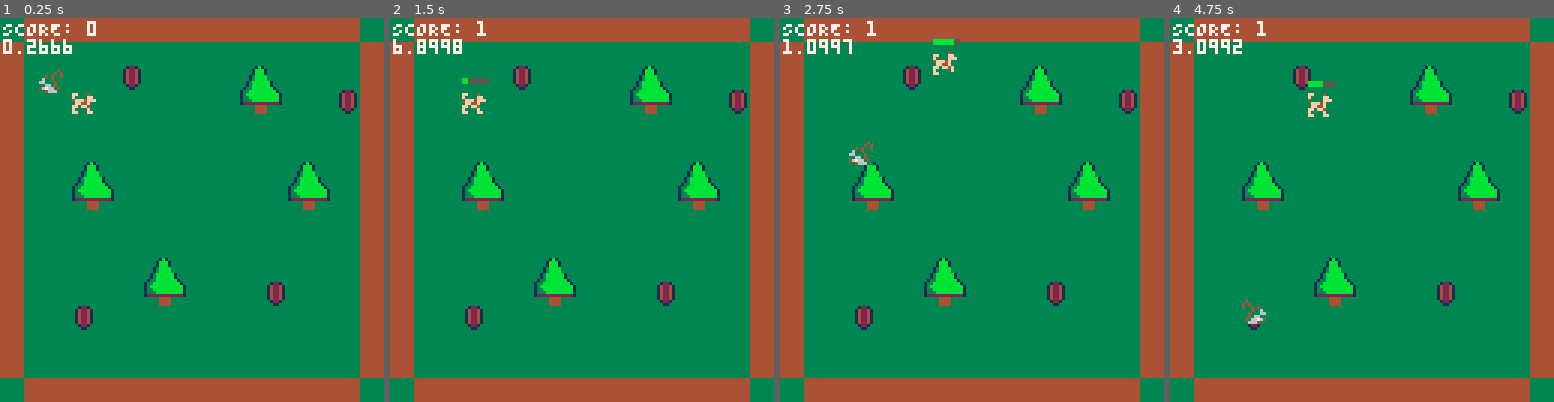
Above: before the commit, frames 1-4 (left to right).
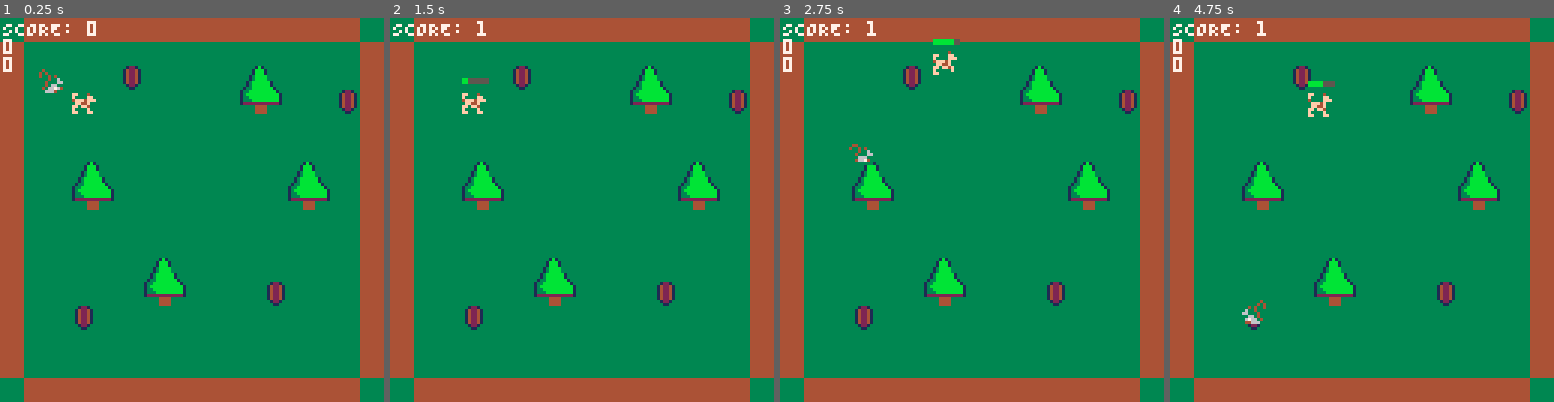
Above: after the commit, the same moments.

Repository: maxlvl/tobigame_pico8
Game: PICO-8 cartridge tobigame.p8
Two runs of this game, one before a commit and one after it. Both use one fixed random seed, a clock stepped at 60 frames per second and the inputs below.
Inputs:
- Up to frame 1 (0.25 s): no input
- Up to frame 2 (1.5 s): tap O (Z key) at 0.7 s
- Up to frame 3 (2.75 s): hold Right 1.6-2.1 s; tap O (Z key) at 1.7, 2.1, 2.5 s; hold Up 2.15-2.42 s; hold Right from 2.47 s (still down)
- Up to frame 4 (4.75 s): tap O (Z key) every 0.4 s from 2.9 to 4.5 s; release Right at 3.03 s; hold Left 3.08-3.58 s; hold Down 3.63-3.97 s; hold Right 4.02-4.68 s; hold Up from 4.73 s (still down)

The runs differ from the first frame. In frame 1, 0.5% of the frame differs, in the area x 0-19%, y 5-20%; in frame 2, 0.3%; in frame 3, 0.6%, in the area x 0-25%, y 5-39%; in frame 4, 0.6%.

Commit message:
chore: enemy animations, acorn spawning completedjj:w

Diff:
--- a/main.lua
+++ b/main.lua
@@ -67,7 +67,8 @@
   if a then spr(a.sprite, a.x, a.y, 1, 1, a.flip_x, false) end
 
   print("SCORE: "..score, 1, 1, 7)
-  print(enemy_timer)
+  if e then print(e.dx) end
+  if e then print(e.dy) end
   -- print(p.x)
   -- print(p.y)
   -- print(p.sprite)
@@ -81,21 +82,6 @@
 	draw_dash_cooldown()
 end
 
--- 🧩 DEBUG TILE INSPECTOR
-function debug_tiles(x, y)
-	local map_x = flr(x / 8)
-	local map_y = flr(y / 8)
-	local left, right, here = mget(map_x - 1, map_y), mget(map_x + 1, map_y), mget(map_x, map_y)
-	local flag_left, flag_right, flag_here =
-		fget(left, 0) and 1 or 0,
-		fget(right, 0) and 1 or 0,
-		fget(here, 0) and 1 or 0
-
-	-- print("L:"..left.."("..flag_left..")", 0, 0, 8)
-	-- print("C:"..here.."("..flag_here..")", 0, 6, 10)
-	-- print("R:"..right.."("..flag_right..")", 0, 12, 8)
-end
-
 function update_enemy()
   if not e or not a then return end
 
@@ -109,7 +95,15 @@
   end
 
   -- flip sprite based on direction
-  e.flip_x = dx < 0
+  e.flip_x = (a.x - e.x) > 0
+
+  -- running animation
+  e.anim_timer += e.anim_speed
+  if e.anim_timer >= 1 then
+    e.sprite += 1
+    if e.sprite > e.anim_end then e.sprite = e.anim_start end
+    e.anim_timer = 0
+  end
 end
 
 -- 👤 PLAYER CREATION
@@ -134,7 +128,6 @@
 
 end
 
--- 👤 ENEMY CREATION
 function make_enemy()
   local corner = flr(rnd(4))
   local positions = {
@@ -144,18 +137,20 @@
     {x=100, y=100},
   }
   local pos = positions[corner+1]
-	e = {
-		x = pos.x, y = pos.y, w = 7, h = 7,
-		dx = 0, dy = 0,
+  e = {
+    x = pos.x, y = pos.y, w = 7, h = 7,
+    dx = 0, dy = 0,
     speed = 1,
-    running_animation_speed = 1.0,
     sprite = 34,
-    flip_x = false
-	}
-
-end
-
--- 👤 ACORNh CREATION
+    flip_x = false,
+    anim_timer = 0,          -- track time for animation
+    anim_speed = 1,       -- controls how fast frames change
+    anim_start = 34,
+    anim_end = 41
+  }
+end
+
+-- 👤 ACORN CREATION
 function spawn_acorn()
   x = flr(rnd(128-8)) -- subtract sprite size so it stays on-screen
   y = flr(rnd(128-8))
